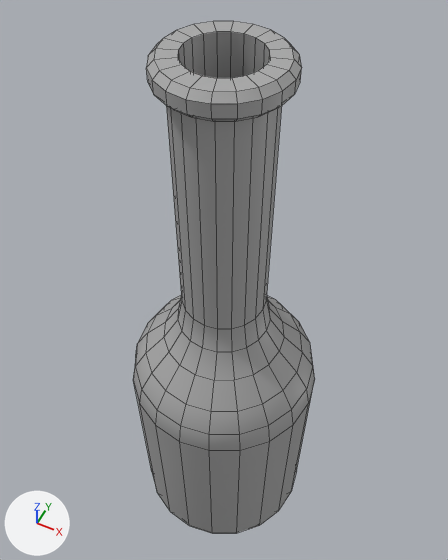
One commit to the FBX model Assets/Meshes/Objects/bottle.fbx: the scene before it, then after it.
The view is the same before and after, from a 50 mm lens placed at (0.197, -0.394, 0.689), pointed at (-0.021, 0.043, 0.144). The lights are fixed; the arrows at lower left show +X, +Y and +Z. Mesh edges are drawn as thin lines. Where no turn or scale is listed for an object, it has been applied to the vertices.

Names of what the first picture shows: 'bottle'.
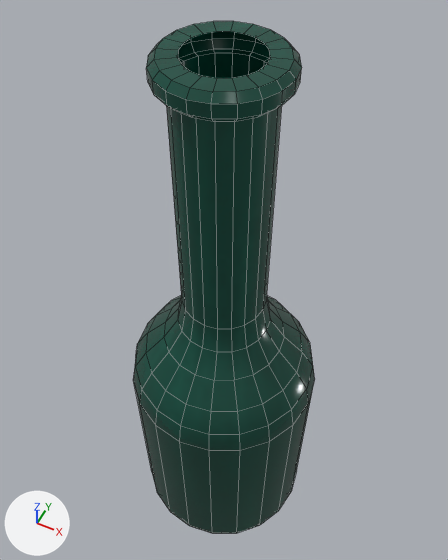
Location of each change, [x1, y1, x2, y2] in pixels of the pictures (448 x 560 px):
part 1 of me_mesh, deleted
    before: [178, 32, 270, 78]
part 2 of me_mesh, recoloured (grey to green)
    both: [133, 21, 315, 533]

The edits, one by one:
Picture 'miscC.png' (img_miscc_png) is new.
Material 'miscC' (mat_miscc) is new.
Its texture is img_miscc_png.
Its roughness is 0.2.
me_mesh is used by ob_bottle; location (0.0, 0.0, 0.0).
me_mesh had 321 vertices, 320 faces and spanned x -0.114..0.114, y -0.114..0.114, z -0.25..0.453.
me_mesh now has 301 vertices, 300 faces and spans x -0.114..0.114, y -0.114..0.114, z -0.25..0.453.
Part 1, on me_mesh:
20 vertices are removed from x -0.035..0.035, y -0.035..0.035, z 0.403.
20 faces are deleted.
me_mesh part 2: 300 faces spanning x -0.114..0.114, y -0.114..0.114, z -0.25..0.453 switch from mat_standardsurface1 (grey #aaaaaa) to mat_miscc (picture img_miscc_png).
